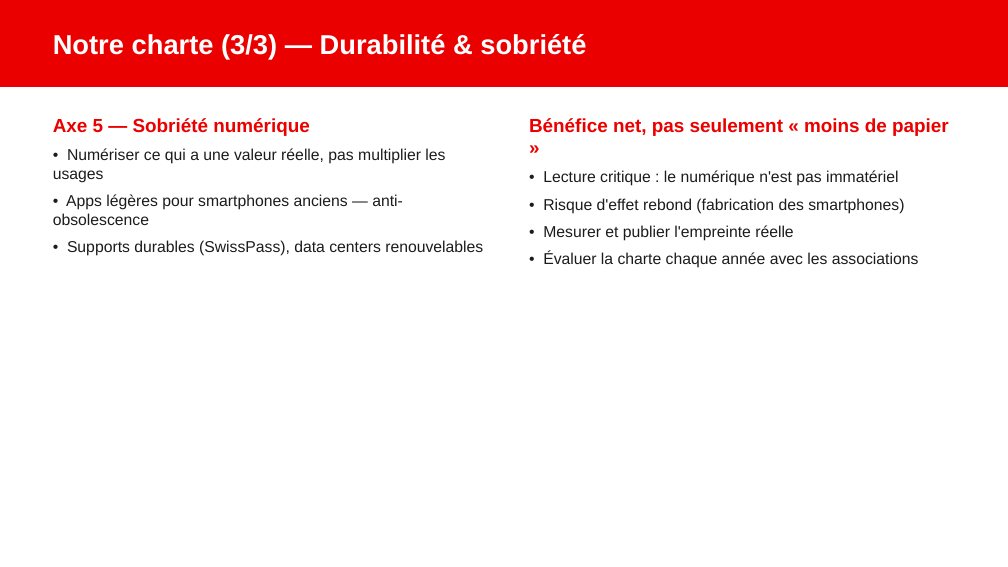
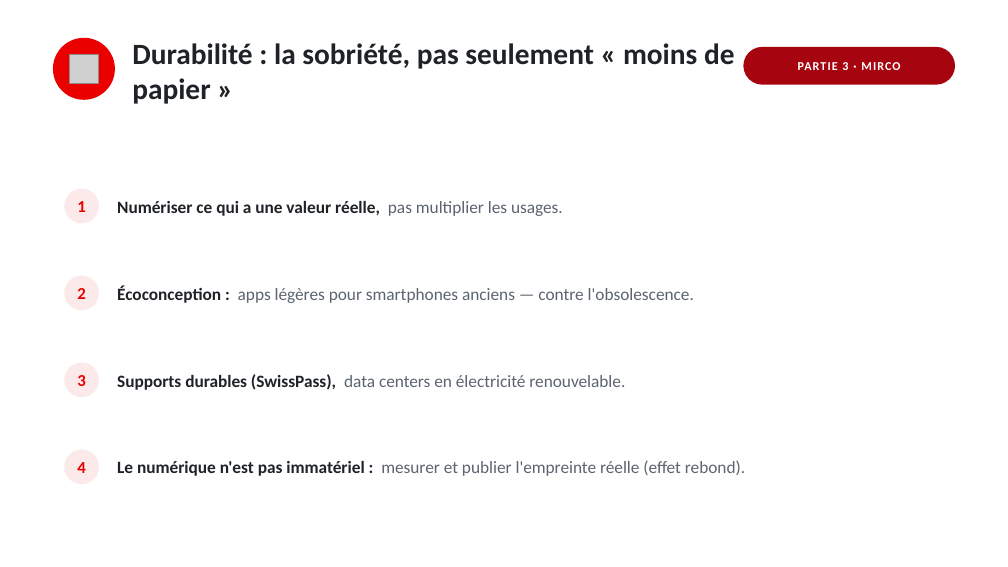
Before and after one commit to mircoprofico/charte-ethique-CFF, a slide deck: slide 7 of presentation_charte_CFF.pptx (slide 5 before the commit). Drawn at 1008x567 pixels with LibreOffice and Linux fonts; fonts in the diff are those of the drawing; grey boxes stand for pictures. Boxes give left, top, right and bottom in pixels: in the first picture for what was removed or moved away, otherwise in the second. Text is boxed around its words. In the diff, an @@ line names an element or a change of style, - is before the commit and + after.

```diff
--- a/presentation_charte_CFF.pptx
+++ b/presentation_charte_CFF.pptx
@@ rectangle removed at box(0, 0, 1008, 87) @@
@@ text removed at box(53, 34, 586, 59) @@
-Notre charte (3/3) — Durabilité & sobriété
@@ ellipse added at box(53, 38, 115, 100), fill #EB0000 @@
@@ picture added at box(70, 54, 98, 83) @@
@@ text added at box(132, 43, 735, 104), 28 pt, text #1F2328, bold @@
+Durabilité : la sobriété, pas seulement « moins de papier »
@@ rounded rectangle added at box(743, 47, 955, 85), fill #A60510 @@
@@ text added at box(798, 62, 900, 70), 11.5 pt, text #FFFFFF, bold @@
+PARTIE 3 · MIRCO
@@ text removed at box(529, 118, 949, 268) @@
-Bénéfice net, pas seulement « moins de papier »
-• Lecture critique : le numérique n'est pas immatériel
-• Risque d'effet rebond (fabrication des smartphones)
-• Mesurer et publier l'empreinte réelle
-• Évaluer la charte chaque année avec les associations
@@ text "Numériser ce qui a une ..." at box(117, 201, 563, 216): vertical alignment top to middle @@
@@ ellipse added at box(64, 189, 99, 224), fill #FCE9E9 @@
@@ text added at box(77, 201, 85, 212), 16 pt, text #EB0000, bold @@
+1
@@ text at box(117, 201, 563, 216): text changed; size 15 to 16.5 pt; font Arial to Calibri; text colour #1C1C1C to #1F2328; bold on @@
-Axe 5 — Sobriété numérique
-• Numériser ce qui a une valeur réelle, pas multiplier les usages
-• Apps légères pour smartphones anciens — anti-obsolescence
-• Supports durables (SwissPass), data centers renouvelables
+Numériser ce qui a une valeur réelle, pas multiplier les usages.
@@ ellipse added at box(64, 276, 99, 311), fill #FCE9E9 @@
@@ text added at box(77, 288, 85, 299), 16 pt, text #EB0000, bold @@
+2
@@ text added at box(117, 286, 694, 303), 16.5 pt, text #5B6470 @@
+Écoconception : apps légères pour smartphones anciens — contre l'obsolescence.
@@ ellipse added at box(64, 362, 99, 397), fill #FCE9E9 @@
@@ text added at box(77, 375, 85, 386), 16 pt, text #EB0000, bold @@
+3
@@ text added at box(117, 374, 625, 390), 16.5 pt, text #5B6470 @@
+Supports durables (SwissPass), data centers en électricité renouvelable.
@@ ellipse added at box(64, 449, 99, 484), fill #FCE9E9 @@
@@ text added at box(77, 462, 85, 473), 16 pt, text #EB0000, bold @@
+4
@@ text added at box(117, 460, 745, 476), 16.5 pt, text #5B6470 @@
+Le numérique n'est pas immatériel : mesurer et publier l'empreinte réelle (effet rebond).
```
Also in this commit, not shown: 3 other slides changed, 4 slides added, 2 slides removed.
